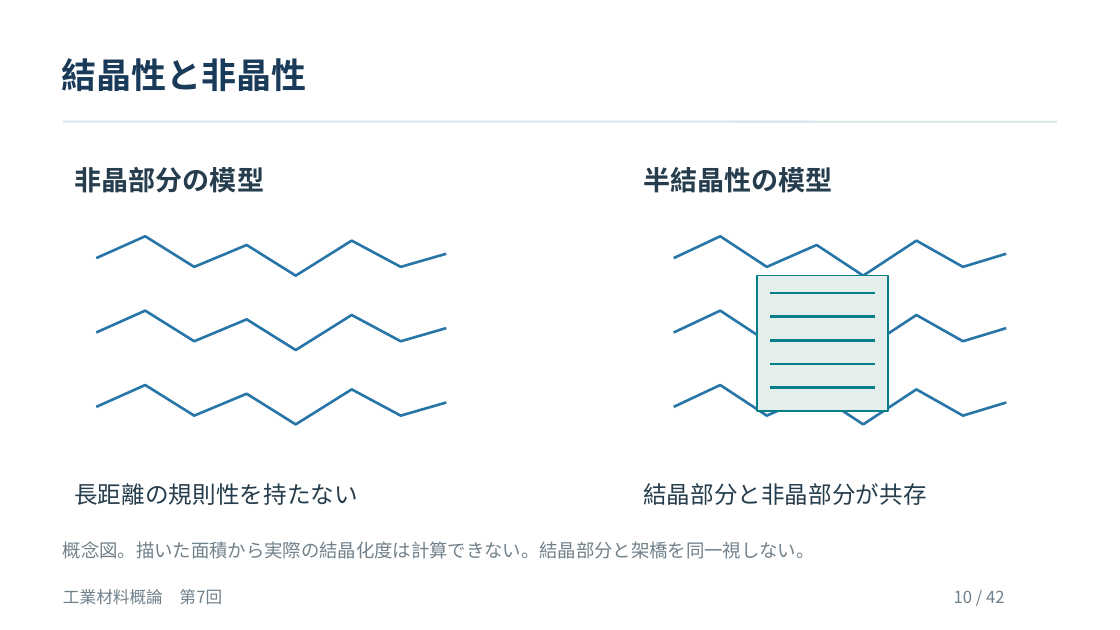
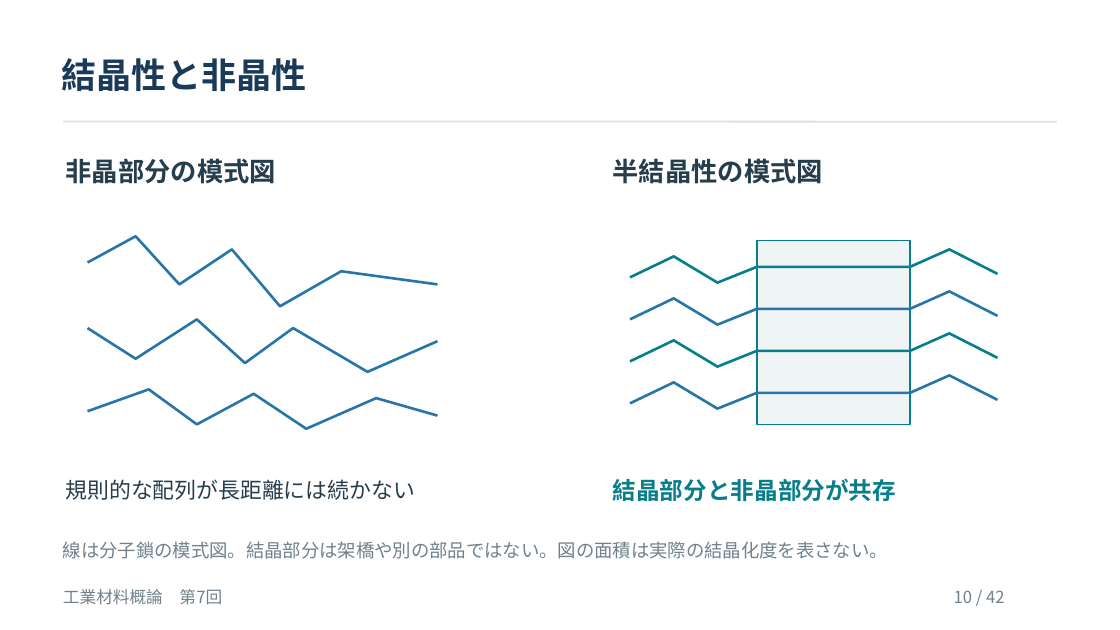
Before and after one commit to zooc-14calbp/industrial-materials-course, a slide deck: slide 10 of 学生用/第07回/07_授業スライド.pptx. Drawn at 1120x630 pixels with LibreOffice and Linux fonts; fonts in the diff are those of the drawing. Boxes give left, top, right and bottom in pixels: in the first picture for what was removed or moved away, otherwise in the second. Text is boxed around its words. In the diff, an @@ line names an element or a change of style, - is before the commit and + after.

Commit message:
第7回の図と説明を推敲し教材を同期

```diff
--- a/学生用/第07回/07_授業スライド.pptx
+++ b/学生用/第07回/07_授業スライド.pptx
@@ text at [66, 158, 276, 184]: text changed; size 23.2 to 22.5 pt @@
-非晶部分の模型
+非晶部分の模式図
@@ text at [612, 158, 822, 184]: text changed; size 23.2 to 22.5 pt @@
-半結晶性の模型
+半結晶性の模式図
@@ freeform shape: place and size @@
-freeform shape at [97, 236, 447, 276]
+freeform shape at [87, 236, 438, 306]
@@ freeform shape removed at [674, 236, 1007, 276] @@
@@ freeform shape: place and size @@
-freeform shape at [674, 311, 1007, 350]
+freeform shape at [630, 250, 998, 283]
@@ freeform shape at [630, 250, 998, 283]: outline #2876A8 2.25 pt to #087E8B 2.25 pt @@
@@ rectangle: place and size @@
-rectangle at [757, 276, 888, 411]
+rectangle at [757, 240, 910, 424]
@@ rectangle at [757, 240, 910, 424]: fill #E4EFEB to #EEF5F4 @@
@@ freeform shape: place and size @@
-freeform shape at [674, 385, 1007, 424]
+freeform shape at [630, 292, 998, 325]
@@ freeform shape: place and size @@
-freeform shape at [97, 311, 447, 350]
+freeform shape at [87, 319, 438, 371]
@@ freeform shape removed at [770, 317, 875, 318] @@
@@ freeform shape: place and size @@
-freeform shape at [770, 340, 875, 341]
+freeform shape at [630, 334, 998, 367]
@@ freeform shape: place and size @@
-freeform shape at [770, 293, 875, 294]
+freeform shape at [630, 376, 998, 409]
@@ freeform shape at [630, 376, 998, 409]: outline #087E8B 2.25 pt to #2876A8 2.25 pt @@
@@ freeform shape removed at [770, 364, 875, 365] @@
@@ freeform shape removed at [770, 387, 875, 388] @@
@@ freeform shape: place and size @@
-freeform shape at [97, 385, 447, 424]
+freeform shape at [87, 390, 438, 429]
@@ text at [66, 479, 415, 500]: text changed; size 20.2 to 18.8 pt @@
-長距離の規則性を持たない
+規則的な配列が長距離には続かない
@@ text "結晶部分と非晶部分が共存": place and size @@
-text "結晶部分と非晶部分が共存" at [643, 483, 927, 505]
+text "結晶部分と非晶部分が共存" at [612, 479, 896, 501]
@@ text "結晶部分と非晶部分が共存" at [612, 479, 896, 501]: text colour #263D4D to #087E8B, bold on @@
@@ text at [63, 541, 888, 559]: text changed @@
-概念図。描いた面積から実際の結晶化度は計算できない。結晶部分と架橋を同一視しない。
+線は分子鎖の模式図。結晶部分は架橋や別の部品ではない。図の面積は実際の結晶化度を表さない。
```
Also in this commit, not shown: 2 other slides changed, 9 other files.
